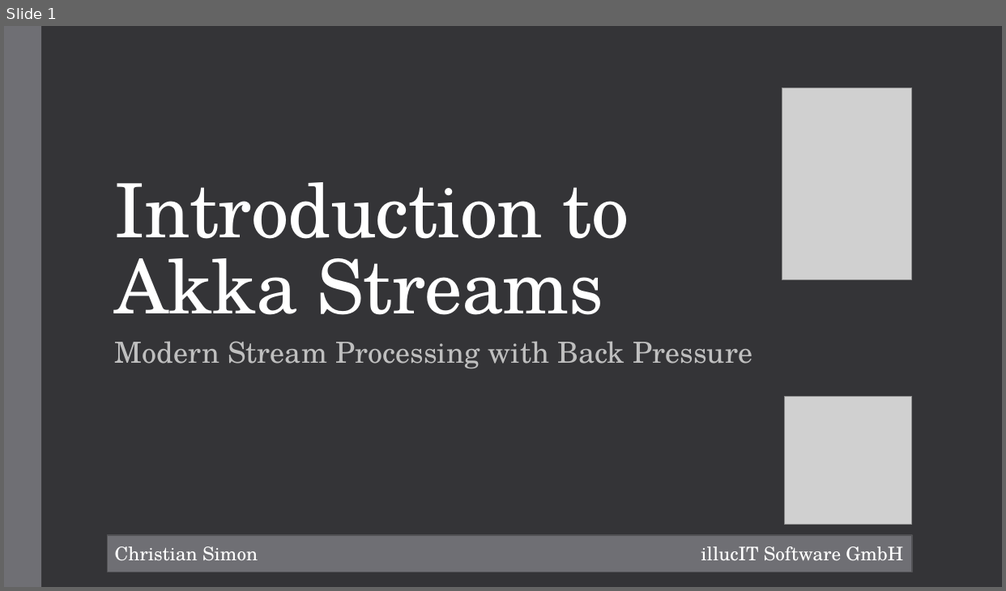
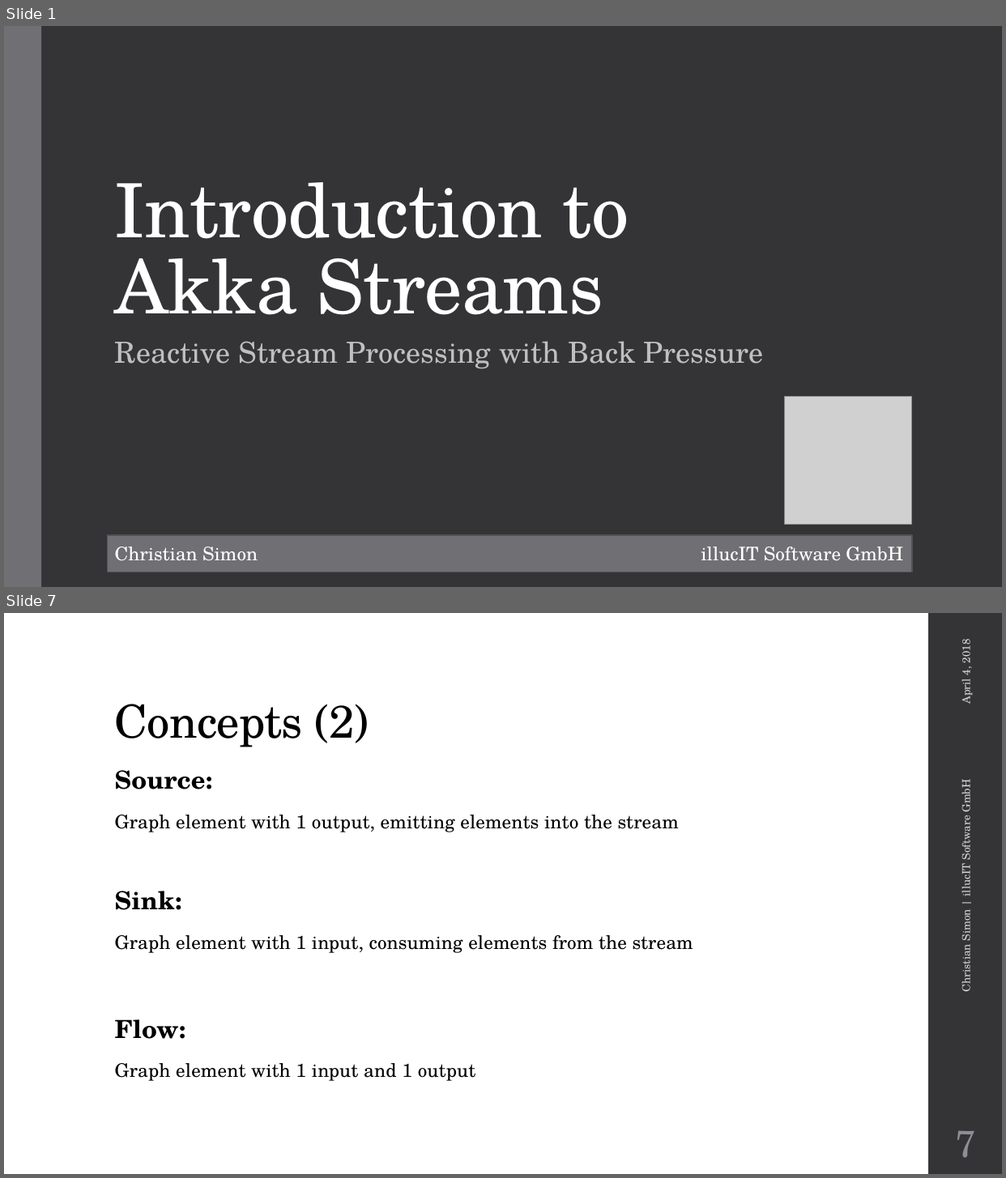
Before and after one commit to metaxmx/IntroductionToAkkaStreams, a slide deck: Introduction to Akka Streams.pptx. Shown one above the other, each under a label of ours: slide 1 before the commit, slides 1 and 7 after it; the slides between them are not shown. The pictures are 1006x591 and 1006x1178 pixels, drawn with LibreOffice and Linux fonts; fonts in the diff are those of the drawing; grey boxes stand for pictures; background and template pictures are left out. Boxes give left, top, right and bottom in pixels: in the first picture for what was removed or moved away, otherwise in the second. Text is boxed around its words. In the diff, an @@ line names an element or a change of style, - is before the commit and + after.

Commit message:
Akka Streams presentation

```diff
--- a/Introduction to Akka Streams.pptx
+++ b/Introduction to Akka Streams.pptx
@@ slide 7 added at (x1=4, y1=613, x2=1002, y2=1174), background #FFFFFF @@
@@ rectangle added at (x1=928, y1=613, x2=1002, y2=1174), fill #353537 @@
@@ text added at (x1=957, y1=641, x2=974, y2=704), 10.5 pt, text #D9D9DB @@
+April 4, 2018
@@ title added at (x1=115, y1=704, x2=369, y2=747), 44 pt, text #000000 @@
+Concepts (2)
@@ text added at (x1=115, y1=770, x2=693, y2=1081), 18 pt, text #000000 @@
+Source:
+Graph element with 1 output, emitting elements into the stream
+Sink:
+Graph element with 1 input, consuming elements from the stream
+Flow:
+Graph element with 1 input and 1 output
@@ text added at (x1=957, y1=782, x2=974, y2=991), 10.5 pt, text #D9D9DB @@
+Christian Simon | illucIT Software GmbH
@@ page number added at (x1=955, y1=1131, x2=976, y2=1158), 36 pt, text #8E8E94 @@
+7
@@ slide 1 changed as well @@
@@ picture removed at (x1=782, y1=88, x2=912, y2=280) @@
@@ subtitle at (x1=115, y1=341, x2=764, y2=369): text changed @@
-Modern Stream Processing with Back Pressure
+Reactive Stream Processing with Back Pressure
```
Also in this commit, not shown: 4 other slides changed, 19 other slides added, 13 other files.
